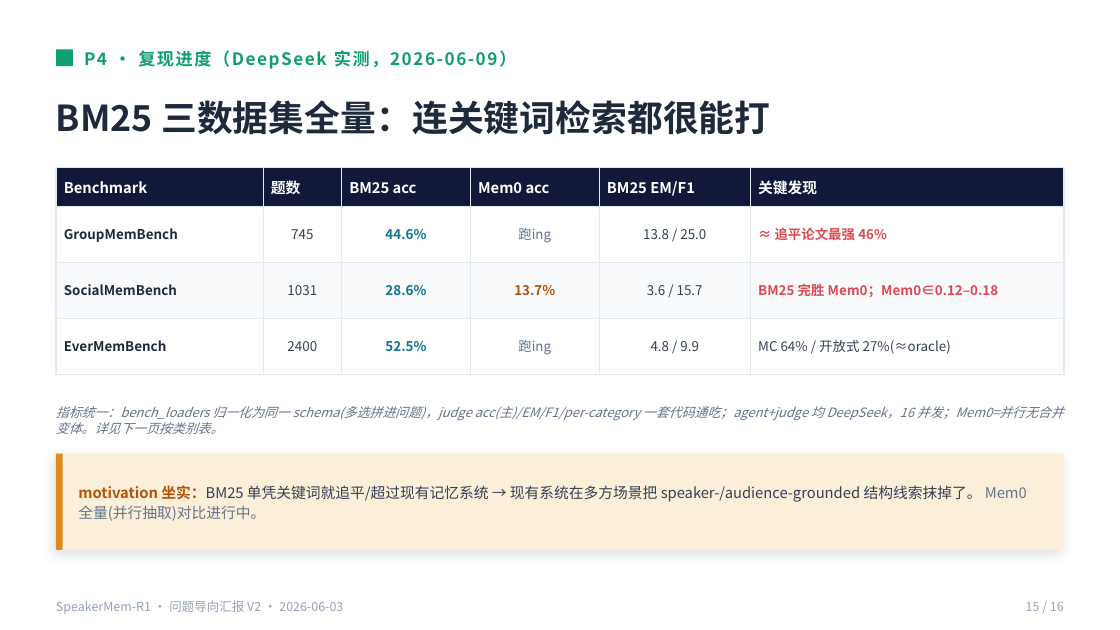
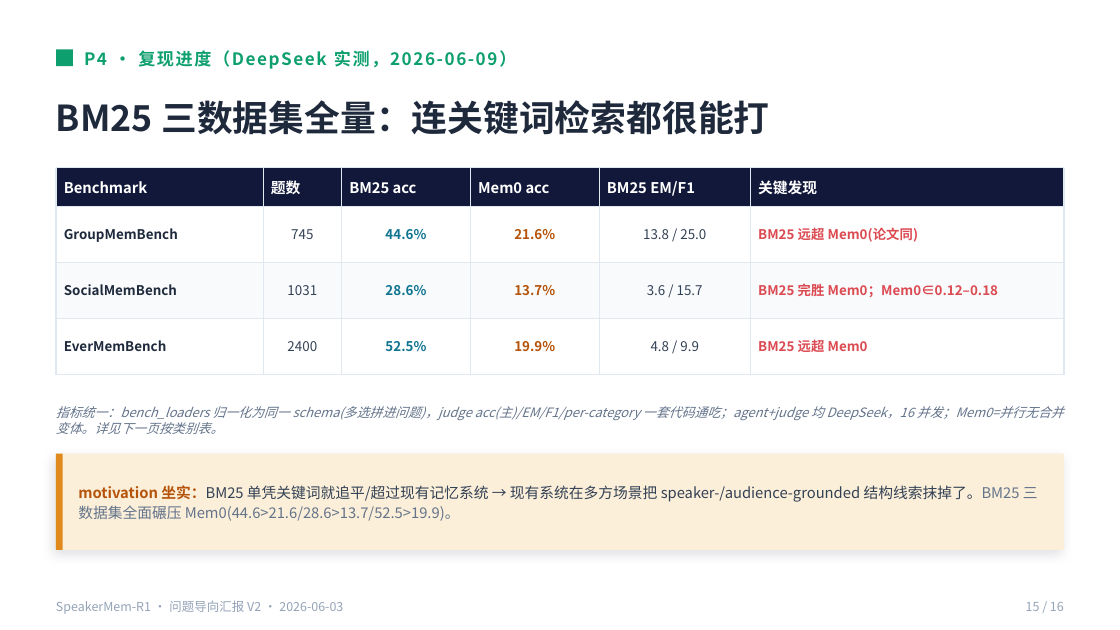
Before and after one commit to 2022hpsk/2026AAAI, a slide deck: slide 15 of SpeakerMem-R1-汇报V2-问题导向.pptx. Drawn at 1120x630 pixels with LibreOffice and Linux fonts; fonts in the diff are those of the drawing. Boxes give left, top, right and bottom in pixels: in the first picture for what was removed or moved away, otherwise in the second. Text is boxed around its words. In the diff, an @@ line names an element or a change of style, - is before the commit and + after.

```diff
--- a/SpeakerMem-R1-汇报V2-问题导向.pptx
+++ b/SpeakerMem-R1-汇报V2-问题导向.pptx
@@ table at (56,168,1064,356) @@
-row 2, column 4: 跑ing
+row 2, column 4: 21.6%
-row 2, column 6: ≈ 追平论文最强 46%
+row 2, column 6: BM25 远超 Mem0(论文同)
-row 4, column 4: 跑ing
+row 4, column 4: 19.9%
-row 4, column 6: MC 64% / 开放式 27%(≈oracle)
+row 4, column 6: BM25 远超 Mem0
@@ text at (78,485,1038,521): text changed @@
-motivation 坐实：BM25 单凭关键词就追平/超过现有记忆系统 → 现有系统在多方场景把 speaker-/audience-grounded 结构线索抹掉了。 Mem0 全量(并行抽取)对比进行中。
+motivation 坐实：BM25 单凭关键词就追平/超过现有记忆系统 → 现有系统在多方场景把 speaker-/audience-grounded 结构线索抹掉了。BM25 三数据集全面碾压 Mem0(44.6>21.6/28.6>13.7/52.5>19.9)。
```
Also in this commit, not shown: 3 other slides changed, 6 other files.
